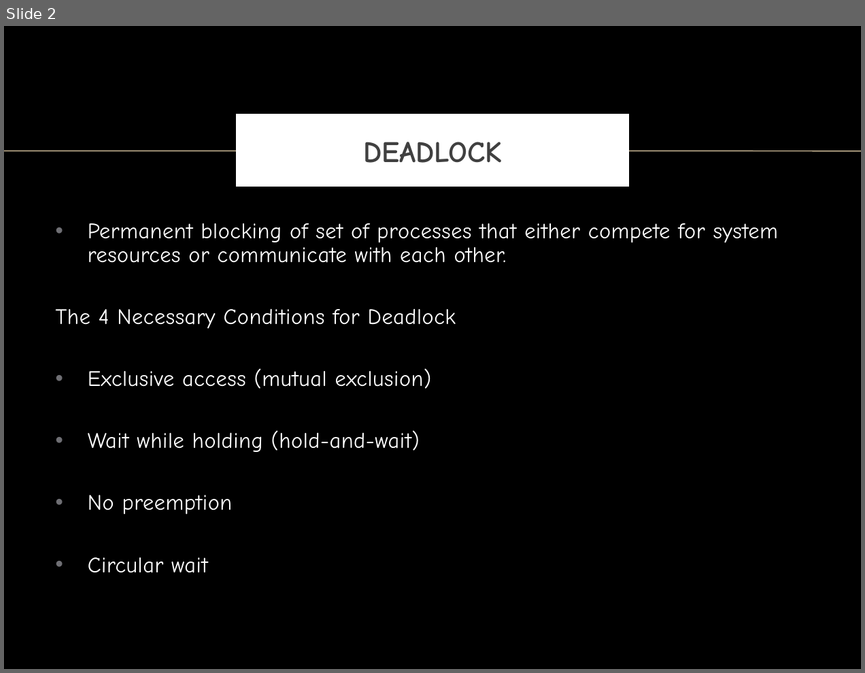
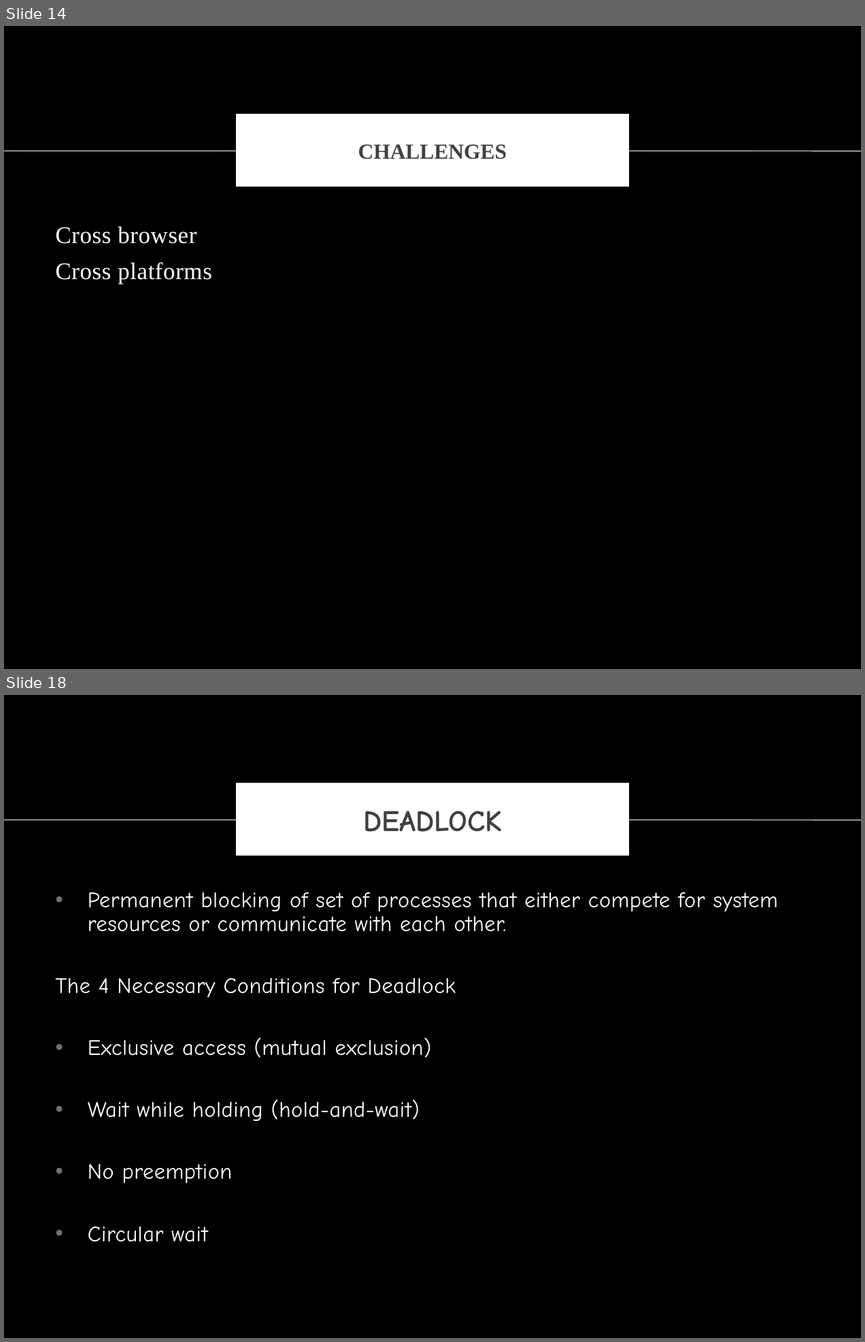
Before and after one commit to vong-srey/Paravantage, a slide deck: Deadlock.pptx. Shown one above the other, each under a label of ours: slide 2 before the commit, slides 14 and 18 after it; the slides between them are not shown. The pictures are 865x673 and 865x1342 pixels, drawn with LibreOffice and Linux fonts; fonts in the diff are those of the drawing; background and template pictures are left out. Boxes give left, top, right and bottom in pixels: in the first picture for what was removed or moved away, otherwise in the second. Text is boxed around its words. In the diff, an @@ line names an element or a change of style, - is before the commit and + after.

```diff
--- a/Deadlock.pptx
+++ b/Deadlock.pptx
@@ slide 14 added at box(4, 26, 861, 669), background picture (left out); not listed: 1 template element that a slide beside it also shows @@
@@ title added at box(239, 118, 626, 184), fill #FFFFFF, outline #FFFFFF 6 pt, 18 pt, text #404040, bold @@
+CHALLENGES
@@ text added at box(56, 226, 212, 284), 20 pt, text #FFFFFF @@
+Cross browser
+Cross platforms
@@ what was slide 2 is now slide 18 @@
```
Also in this commit, not shown: 15 other slides added.
